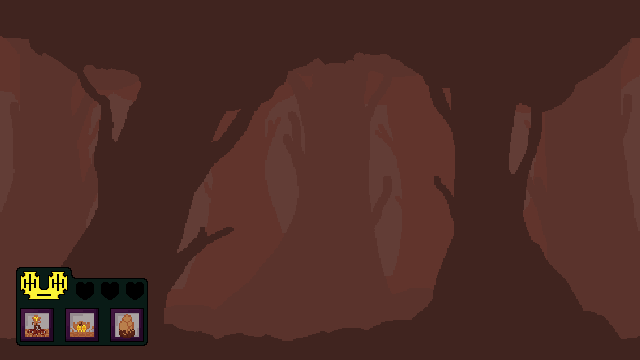
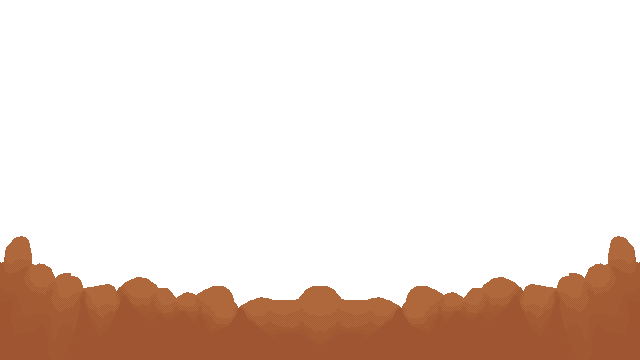
Layer changes from the first 640x360 image to the second:
hid "face" over bbox(0, 256, 128, 360)
hid "ablt1" over bbox(0, 0, 64, 64)
hid "ablt2" over bbox(0, 0, 64, 64)
hid "ablt3" over bbox(0, 0, 64, 64)
hid "holder3" over bbox(0, 0, 128, 64)
hid "holder2" over bbox(0, 0, 128, 64)
hid "holder1" over bbox(0, 0, 64, 64)
removed layer "box Fusionada" over bbox(0, 192, 256, 360)
added layer "Capa de pintura 1" above "bg" over bbox(0, 192, 640, 360)
hid "bg" over bbox(0, 0, 640, 360)